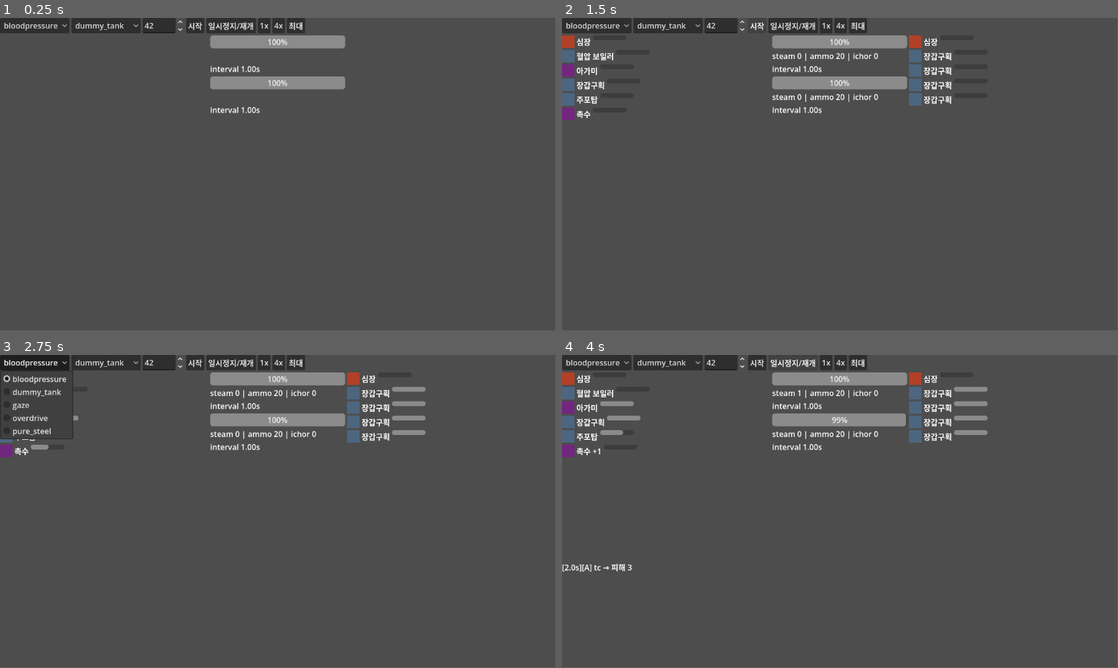
Above: before the commit, frames 1-4 (two rows, left to right).
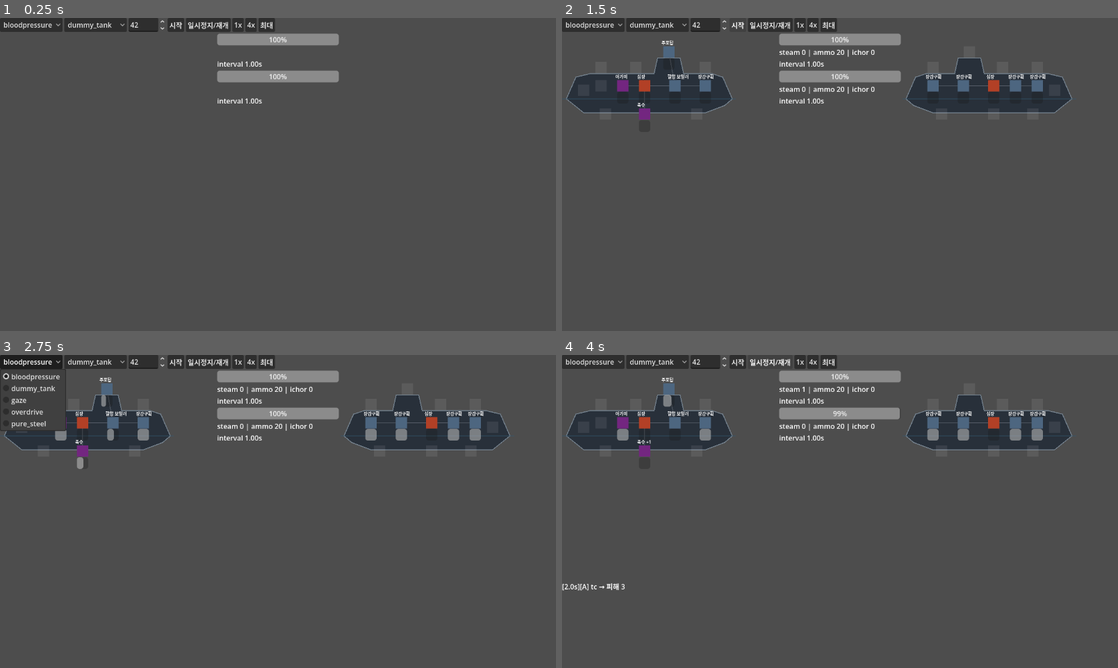
Above: after the commit, the same moments.

Repository: Dwemer02/dreadpulse
Game: Godot game, scene res://debug/battle_view.tscn
The game is run twice, just before and just after one commit, with the same random seed, the same clock (stepped at 60 frames per second) and the same inputs.
Inputs:
- Up to frame 1 (0.25 s): no input
- Up to frame 2 (1.5 s): click "시작" at 0.5 s; click "시작" at 1.25 s
- Up to frame 3 (2.75 s): click "bloodpressure" at 2 s
- Up to frame 4 (4 s): click "dummy_tank" at 2.75 s; click "일시정지/재개" at 3.5 s
In our replay, the window is 799x449 before the commit and 800x450 after it. These sizes can differ from the game's own. Grey fills any space a smaller window leaves; there, only what the larger window draws over its background counts as a difference.

The runs differ from the first frame. In frame 1, 3.0% of the frame differs, in the area x 0-63%, y 0-31%; in frame 2, 11%; in frame 3, 11%; in frame 4, 12%, in the area x 0-92%, y 0-76%.

Commit message:
feat(debug): battle view v2 — hull silhouette, slot placement, wire pulse flow
Co-Authored-By: Claude Fable 5 <noreply@anthropic.com>

Diff:
--- a/debug/battle_view.gd
+++ b/debug/battle_view.gd
@@ -1,5 +1,6 @@
 extends Control
-# 디버그 전투 뷰: sim 이벤트 스트림을 소비해 그린다.
+# 디버그 전투 뷰 v2: 함선 실루엣 + 슬롯 배치 + 배선 펄스 흐름.
+# 초기 보드 구성 시에만 정적 def/시작 스냅샷을 읽고, 이후 갱신은 전부 이벤트로.
 
 const Sim := preload("res://sim/combat_sim.gd")
 const Loader := preload("res://sim/build_loader.gd")
@@ -9,10 +10,18 @@
 	"bio": Color(0.45, 0.15, 0.50),
 	"core": Color(0.70, 0.25, 0.15),
 }
+const HULL_FILL := Color(0.16, 0.19, 0.23)
+const HULL_OUTLINE := Color(0.45, 0.50, 0.55)
+const WATER := Color(0.20, 0.35, 0.45, 0.5)
+const WIRE_DIM := Color(0.35, 0.38, 0.42, 0.7)
+const WIRE_FLASH := Color(1.0, 0.85, 0.4)
+const SLOT_EMPTY := Color(1, 1, 1, 0.08)
+const PART_SIZE := Vector2(26, 26)
 
 var sim = null
+var hull: Dictionary = {}
 var paused := true
-var speed := 1.0   # 배속. 음수 = 최대
+var speed := 1.0
 var time_acc := 0.0
 
 var pick_a: OptionButton
@@ -21,13 +30,15 @@
 var hull_bars: Array = []
 var res_labels: Array = []
 var interval_labels: Array = []
-var boards: Array = []
-var rows := [{}, {}]   # side -> part_id -> {rect, bar, lbl, base}
+var canvases: Array = []
+var rows := [{}, {}]     # side -> part_id -> {rect, bar, lbl, base}
+var wires := [{}, {}]    # side -> "a|b" -> Line2D
 var res_cache := [{}, {}]
 var log_view: RichTextLabel
 var build_paths: Array = []
 
 func _ready() -> void:
+	hull = Loader.load_hull()
 	_build_ui()
 
 func _build_ui() -> void:
@@ -70,9 +81,10 @@
 	var status := VBoxContainer.new()
 	status.custom_minimum_size.x = 280
 	for side in [0, 1]:
-		var vb := VBoxContainer.new()
-		vb.size_flags_horizontal = Control.SIZE_EXPAND_FILL
-		boards.append(vb)
+		var cv := Control.new()
+		cv.custom_minimum_size = Vector2(float(hull.canvas[0]), float(hull.canvas[1]))
+		cv.size_flags_horizontal = Control.SIZE_EXPAND_FILL
+		canvases.append(cv)
 		var hb := ProgressBar.new()
 		hb.max_value = 100
 		hb.value = 100
@@ -85,19 +97,35 @@
 		il.text = "interval 1.00s"
 		interval_labels.append(il)
 		status.add_child(il)
-	mid.add_child(boards[0])
+	mid.add_child(canvases[0])
 	mid.add_child(status)
-	mid.add_child(boards[1])
+	mid.add_child(canvases[1])
 	log_view = RichTextLabel.new()
 	log_view.scroll_following = true
-	log_view.custom_minimum_size.y = 220
+	log_view.custom_minimum_size.y = 200
 	root.add_child(log_view)
+
+# side 0(좌/플레이어)은 함수가 적을 향하도록 X 미러링. 텍스트가 뒤집히지 않게 좌표만 계산.
+func _mx(x: float, side: int) -> float:
+	return float(hull.canvas[0]) - x if side == 0 else x
+
+func _slot_pos(sid: String, side: int) -> Vector2:
+	for s in hull.get("slots", []):
+		if str(s.get("id", "")) == sid:
+			return Vector2(_mx(float(s.pos[0]), side), float(s.pos[1]))
+	return Vector2.ZERO
+
+func _mirror_points(points: Array, side: int) -> PackedVector2Array:
+	var out := PackedVector2Array()
+	for p in points:
+		out.append(Vector2(_mx(float(p[0]), side), float(p[1])))
+	return out
 
 func _on_start() -> void:
 	var a: Dictionary = Loader.load_build(build_paths[pick_a.selected])
 	var b: Dictionary = Loader.load_build(build_paths[pick_b.selected])
 	sim = Sim.new()
-	if not sim.setup(a, b, int(seed_spin.value)):
+	if not sim.setup(a, b, int(seed_spin.value), hull):
 		log_view.clear()
 		log_view.append_text("[color=red]빌드 로드 실패 — 콘솔 에러 확인[/color]\n")
 		sim = null
@@ -110,33 +138,86 @@
 func _reset_boards(builds: Array) -> void:
 	for side in [0, 1]:
 		rows[side] = {}
-		for c in boards[side].get_children():
+		wires[side] = {}
+		for c in canvases[side].get_children():
 			c.queue_free()
 		hull_bars[side].max_value = builds[side].get("ship_hull", 100)
 		hull_bars[side].value = hull_bars[side].max_value
-		# 시작 스냅샷 (이후 갱신은 이벤트로만)
 		res_cache[side] = (sim.ships[side].resources as Dictionary).duplicate()
 		_refresh_res(side)
 		interval_labels[side].text = "interval %.2fs" % sim.ships[side].pulse_interval
-		for pd in builds[side].get("parts", []):
-			var part = sim.ships[side].parts.get(str(pd.id))
-			if part == null:
-				continue
-			var row := HBoxContainer.new()
-			var rect := ColorRect.new()
-			rect.custom_minimum_size = Vector2(26, 26)
-			rect.color = KIND_COLORS.get(part.def.get("kind", "steel"), Color.GRAY)
-			var lbl := Label.new()
-			lbl.text = part.display_name()
-			var cbar := ProgressBar.new()
-			cbar.custom_minimum_size = Vector2(70, 10)
-			cbar.max_value = maxi(part.base_required_charge(), 1)
-			cbar.show_percentage = false
-			row.add_child(rect)
-			row.add_child(lbl)
-			row.add_child(cbar)
-			boards[side].add_child(row)
-			rows[side][str(pd.id)] = {"rect": rect, "bar": cbar, "lbl": lbl, "base": rect.color}
+		_draw_hull(side)
+		_draw_wires(side, builds[side])
+		_draw_parts(side, builds[side])
+
+func _draw_hull(side: int) -> void:
+	var poly := Polygon2D.new()
+	poly.polygon = _mirror_points(hull.silhouette, side)
+	poly.color = HULL_FILL
+	canvases[side].add_child(poly)
+	var outline := Line2D.new()
+	outline.points = _mirror_points(hull.silhouette, side)
+	outline.closed = true
+	outline.width = 2.0
+	outline.default_color = HULL_OUTLINE
+	canvases[side].add_child(outline)
+	var wl := Line2D.new()
+	wl.points = PackedVector2Array([
+		Vector2(0, float(hull.waterline_y)),
+		Vector2(float(hull.canvas[0]), float(hull.waterline_y))])
+	wl.width = 2.0
+	wl.default_color = WATER
+	canvases[side].add_child(wl)
+	for s in hull.get("slots", []):
+		var slot_rect := ColorRect.new()
+		slot_rect.color = SLOT_EMPTY
+		slot_rect.size = PART_SIZE
+		slot_rect.position = _slot_pos(str(s.id), side) - PART_SIZE / 2.0
+		canvases[side].add_child(slot_rect)
+
+func _wire_key(a: String, b: String) -> String:
+	return a + "|" + b if a < b else b + "|" + a
+
+func _draw_wires(side: int, build: Dictionary) -> void:
+	var slot_of := {}
+	for pd in build.get("parts", []):
+		slot_of[str(pd.id)] = str(pd.get("slot", ""))
+	for w in build.get("wires", []):
+		var pa := str(w[0])
+		var pb := str(w[1])
+		if not slot_of.has(pa) or not slot_of.has(pb):
+			continue
+		var line := Line2D.new()
+		line.points = PackedVector2Array([
+			_slot_pos(slot_of[pa], side), _slot_pos(slot_of[pb], side)])
+		line.width = 2.0
+		line.default_color = WIRE_DIM
+		canvases[side].add_child(line)
+		wires[side][_wire_key(pa, pb)] = line
+
+func _draw_parts(side: int, build: Dictionary) -> void:
+	for pd in build.get("parts", []):
+		var part = sim.ships[side].parts.get(str(pd.id))
+		if part == null:
+			continue
+		var pos := _slot_pos(str(pd.get("slot", "")), side)
+		var rect := ColorRect.new()
+		rect.size = PART_SIZE
+		rect.position = pos - PART_SIZE / 2.0
+		rect.color = KIND_COLORS.get(part.def.get("kind", "steel"), Color.GRAY)
+		canvases[side].add_child(rect)
+		var cbar := ProgressBar.new()
+		cbar.size = Vector2(PART_SIZE.x, 5)
+		cbar.position = pos + Vector2(-PART_SIZE.x / 2.0, PART_SIZE.y / 2.0 + 1)
+		cbar.max_value = maxi(part.base_required_charge(), 1)
+		cbar.show_percentage = false
+		canvases[side].add_child(cbar)
+		var lbl := Label.new()
+		lbl.text = part.display_name()
+		lbl.add_theme_font_size_override("font_size", 10)
+		lbl.position = pos + Vector2(-PART_SIZE.x / 2.0 - 4, -PART_SIZE.y / 2.0 - 16)
+		canvases[side].add_child(lbl)
+		rows[side][str(pd.id)] = {"rect": rect, "bar": cbar, "lbl": lbl, "base": rect.color}
 
 func _process(delta: float) -> void:
 	if sim == null or paused or sim.ended:
@@ -156,10 +237,17 @@
 func _apply_events(events: Array) -> void:
 	for e in events:
 		match str(e.type):
+			"pulse_emitted":
+				_flash(e.side, str(e.origin), Color(1.0, 0.55, 0.45))
 			"pulse_arrived":
 				var r = rows[e.side].get(str(e.part))
 				if r:
 					r.bar.value = e.charge
+				var line = wires[e.side].get(_wire_key(str(e.get("from", "")), str(e.part)))
+				if line:
+					line.default_color = WIRE_FLASH
+					var tw := create_tween()
+					tw.tween_property(line, "default_color", WIRE_DIM, 0.2)
 			"part_fired":
 				_flash(e.side, str(e.part), Color.WHITE)
 				var r = rows[e.side].get(str(e.part))
@@ -182,7 +270,7 @@
 			"stack_gained":
 				var r = rows[e.side].get(str(e.part))
 				if r:
-					r.lbl.text = "%s +%d" % [sim.ships[e.side].parts[e.part].display_name(), e.stacks]
+					r.lbl.text = "%s +%d" % [str(e.get("name", "")), e.stacks]
 			"part_destroyed":
 				var r = rows[e.side].get(str(e.part))
 				if r:
--- a/project.godot
+++ b/project.godot
@@ -21,6 +21,11 @@
 MCPInputService="*res://addons/godot_mcp/mcp_input_service.gd"
 MCPGameInspector="*res://addons/godot_mcp/mcp_game_inspector_service.gd"
 
+[display]
+
+window/size/viewport_width=1280.0
+window/size/viewport_height=720.0
+
 [editor_plugins]
 
 enabled=PackedStringArray("res://addons/godot_mcp/plugin.cfg")
